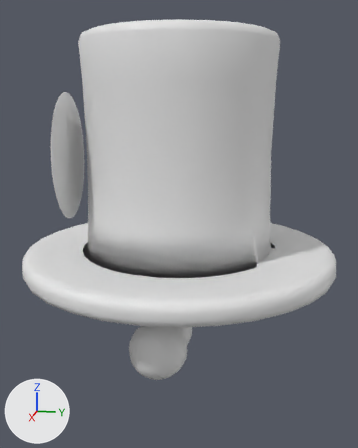
One commit to the FBX model Art/Character/Mesh/Ouvert.fbx: the scene before it, then after it.
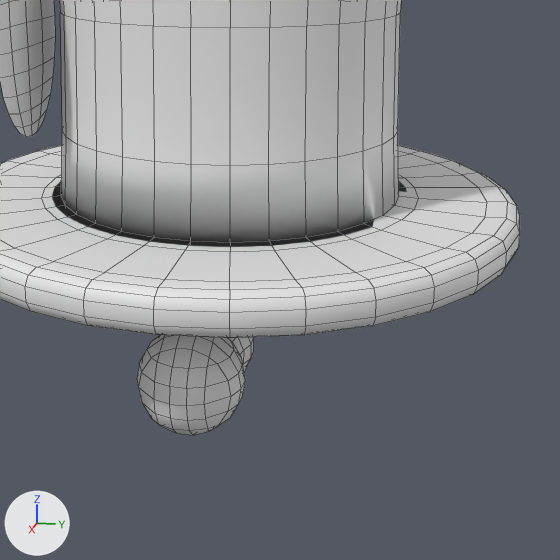
Each version appears first whole from a 50 mm lens placed at (6.79, 1.35, 2.3), pointed at (0.04, 0.0, 0.61), and next in a close-up on the part from 15% to 100% of the width and 32% to 100% of the height. Lighting does not change. The marker at lower left points along +X, +Y and +Z. The close-ups show mesh edges as thin lines.
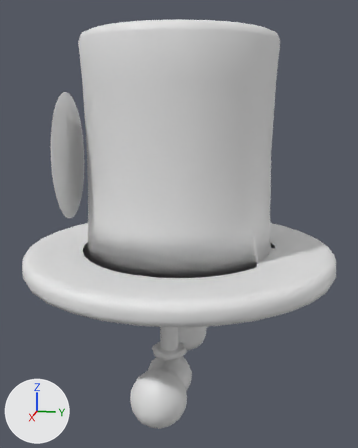
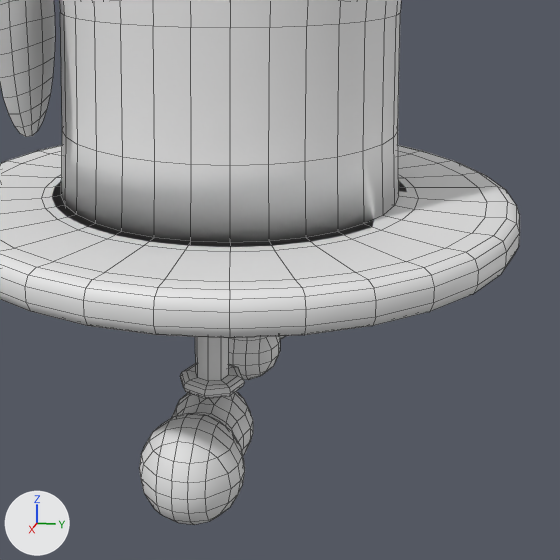
What changed in the scene script:
```text
Change me_cylinder:
    where me_cylinder.from_pydata(...)  # 1316 vertices, 1358 faces; spans x -2.17..2.2, y -2.19..2.19, z -1.03..3.16
    used by ob_cylinder; location = (0.0, 0.0, 0.0)
    me_cylinder part 1: the loose piece of 272 vertices spanning x 0.4..1.7, y -0.36..0.36, z -1.03..1.0 is moved by (0.0, 0.0, -0.68)
    me_cylinder part 2: the loose piece of 272 vertices spanning x -1.7..-0.4, y -0.36..0.36, z -1.03..1.0 is moved by (0.0, 0.0, -0.68)
```

Where the change shows, as pixel boxes (x1, y1, x2, y2) in the close-ups (560 x 560 px; the box of a moved part takes in the faces that stretch with it):
'Cylinder', reshaped
    before: (0, 0, 520, 435)
    after: (0, 0, 520, 525)
part 1 of me_cylinder, moved or reshaped
    before: (137, 335, 254, 435)
    after: (139, 337, 253, 525)
part 2 of me_cylinder, moved or reshaped (not visible before)
    after: (229, 336, 285, 380)
